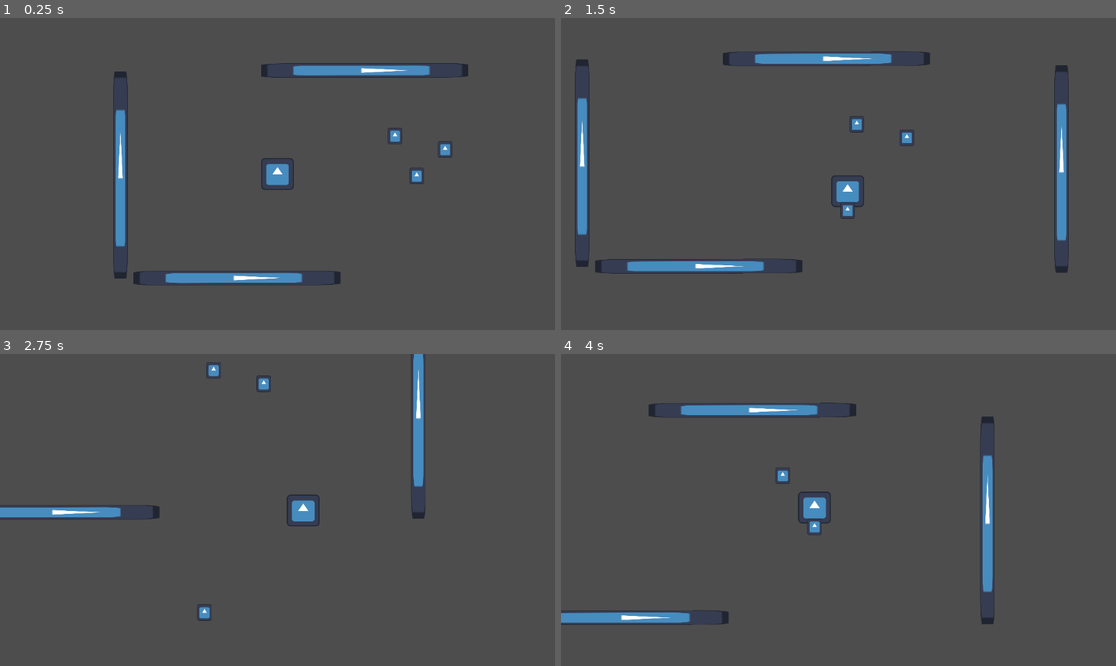
Above: before the commit, frames 1-4 (two rows, left to right).
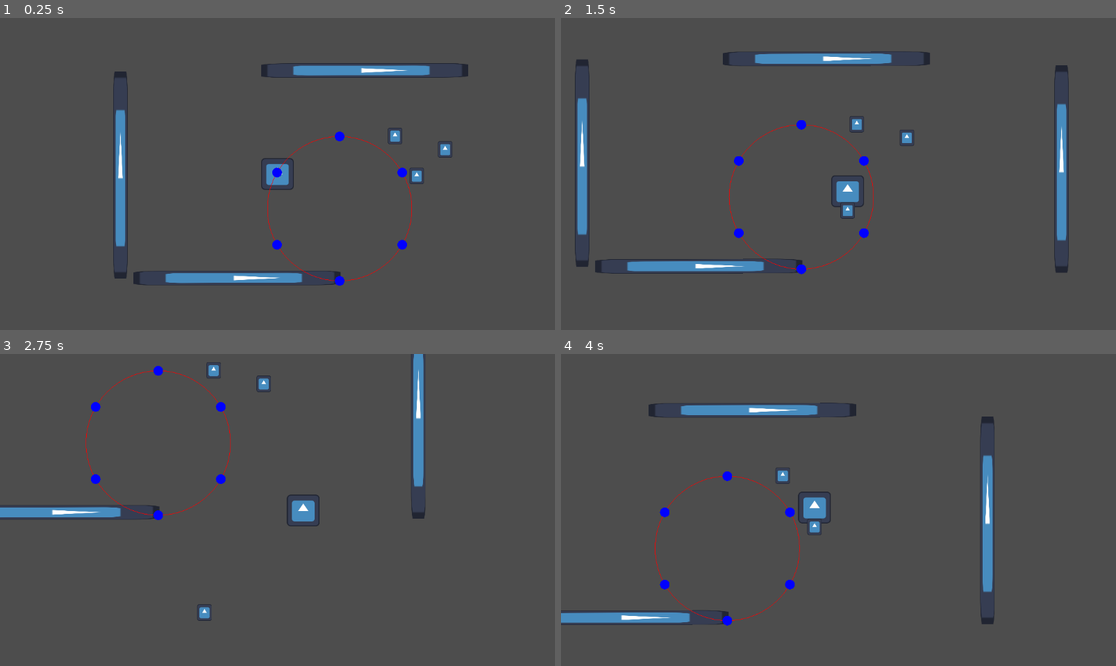
Above: after the commit, the same moments.

Repository: mrmojii/ocult
Game: Godot game, scene res://world.tscn
The game is run twice, just before and just after one commit, with the same random seed, the same clock (stepped at 60 frames per second) and the same inputs. The engine's default icon, where the game draws it, is replaced by a stand-in: a white triangle on a blue panel in a dark square.
Inputs:
- Up to frame 1 (0.25 s): no input
- Up to frame 2 (1.5 s): tap Enter at 0.5 s; hold D (MoveRight) 0.53-1.28 s; hold E (Interact) 0.53-1.28 s; hold S (MoveDown) from 1.28 s (still down); tap E (Interact) at 1.35 s
- Up to frame 3 (2.75 s): release S (MoveDown) at 2.03 s; hold D (MoveRight) from 2.03 s (still down); hold E (Interact) from 2.03 s (still down)
- Up to frame 4 (4 s): release D (MoveRight) at 2.78 s; release E (Interact) at 2.78 s; hold W (MoveUp) 2.78-3.53 s; tap E (Interact) at 2.85 s; hold A (MoveLeft) from 3.53 s (still down); hold E (Interact) from 3.53 s (still down)

The runs differ from the first frame. In frame 1, 0.5% of the frame differs, in the area x 48-75%, y 36-86%; in frame 2, 0.4%; in frame 3, 0.5%; in frame 4, 0.5%.

Commit message:
add circle

Diff:
--- /dev/null
+++ b/Circle/Circle.tscn
@@ -0,0 +1,13 @@
+[gd_scene format=3 uid="uid://bug1q4ji6msk5"]
+
+[ext_resource type="Script" uid="uid://dw0a0ktds0ceo" path="res://Circle/circle.gd" id="1_53ve8"]
+
+[sub_resource type="CircleShape2D" id="CircleShape2D_53ve8"]
+
+[node name="Circle" type="Node2D" unique_id=1205258289]
+script = ExtResource("1_53ve8")
+
+[node name="Area2D" type="Area2D" parent="." unique_id=1899342867]
+
+[node name="CollisionShape2D" type="CollisionShape2D" parent="Area2D" unique_id=782417488]
+shape = SubResource("CircleShape2D_53ve8")
--- /dev/null
+++ b/Circle/Point.tscn
@@ -0,0 +1,6 @@
+[gd_scene format=3 uid="uid://743mwpx3gf6w"]
+
+[ext_resource type="Script" uid="uid://drxguxpiwdmku" path="res://Circle/point.gd" id="1_1273d"]
+
+[node name="Point" type="Node2D" unique_id=1496123238]
+script = ExtResource("1_1273d")
--- /dev/null
+++ b/Circle/circle.gd
@@ -0,0 +1,33 @@
+class_name Circle
+extends Node2D
+
+const POINT = preload("uid://743mwpx3gf6w")
+
+@export var radius : float = 150.0
+@export var points_number : int = 6
+
+var _points : Array[Point]
+var _is_active := false
+
+func _draw() -> void:
+	draw_circle(Vector2.ZERO, radius, Color.RED, false)
+
+func _ready() -> void:
+	_create_points()
+
+func _create_points() -> void:
+	var step = 360 / points_number
+	var angle = 180
+	for i in range(points_number):
+
+		var _point = POINT.instantiate()
+		add_child(_point)
+		var _angle = deg_to_rad(angle)
+		_point.position = Vector2(sin(_angle) * radius, radius * cos(_angle))
+		angle -= step
+
+func on_active() -> void:
+	_is_active = true
+
+func on_disable() -> void:
+	_is_active = false
--- /dev/null
+++ b/Circle/point.gd
@@ -0,0 +1,14 @@
+class_name Point
+extends Node2D
+
+
+var radius : float = 10.0
+var connected := false
+
+func _draw() -> void:
+	draw_circle(Vector2.ZERO, radius, Color.BLUE, true)
+
+
+# Called every frame. 'delta' is the elapsed time since the previous frame.
+func _process(delta: float) -> void:
+	pass
--- a/project.godot
+++ b/project.godot
@@ -42,6 +42,11 @@
 "events": [Object(InputEventKey,"resource_local_to_scene":false,"resource_name":"","device":-1,"window_id":0,"alt_press …(192 unchanged characters)…
 ]
 }
+CircleInteraction={
+"deadzone": 0.2,
+"events": [Object(InputEventKey,"resource_local_to_scene":false,"resource_name":"","device":-1,"window_id":0,"alt_pressed":false,"shift_pressed":false,"ctrl_pressed":false,"meta_pressed":false,"pressed":false,"keycode":0,"physical_keycode":32,"key_label":0,"unicode":32,"location":0,"echo":false,"script":null)
+]
+}
 
 [physics]
 
--- a/world.tscn
+++ b/world.tscn
@@ -3,6 +3,7 @@
 [ext_resource type="PackedScene" uid="uid://deqvgug1ej1nj" path="res://Player/Player.tscn" id="1_f3sb7"]
 [ext_resource type="PackedScene" uid="uid://bdohi63uiq6yi" path="res://World/wall.tscn" id="2_fj7yv"]
 [ext_resource type="PackedScene" uid="uid://bk5x5jvt5gnxo" path="res://World/Interactables/Interactable.tscn" id="3_tlwt5"]
+[ext_resource type="PackedScene" uid="uid://bug1q4ji6msk5" path="res://Circle/Circle.tscn" id="4_aqk2v"]
 
 [node name="World" type="Node2D" unique_id=1330705175]
 
@@ -36,3 +37,6 @@
 
 [node name="Interactable2" parent="." unique_id=1605433453 instance=ExtResource("3_tlwt5")]
 position = Vector2(289, 4)
+
+[node name="Circle" parent="." unique_id=1205258289 instance=ExtResource("4_aqk2v")]
+position = Vector2(129, 72)
Not shown, added: Circle/circle.gd.uid
Not shown, added: Circle/point.gd.uid
